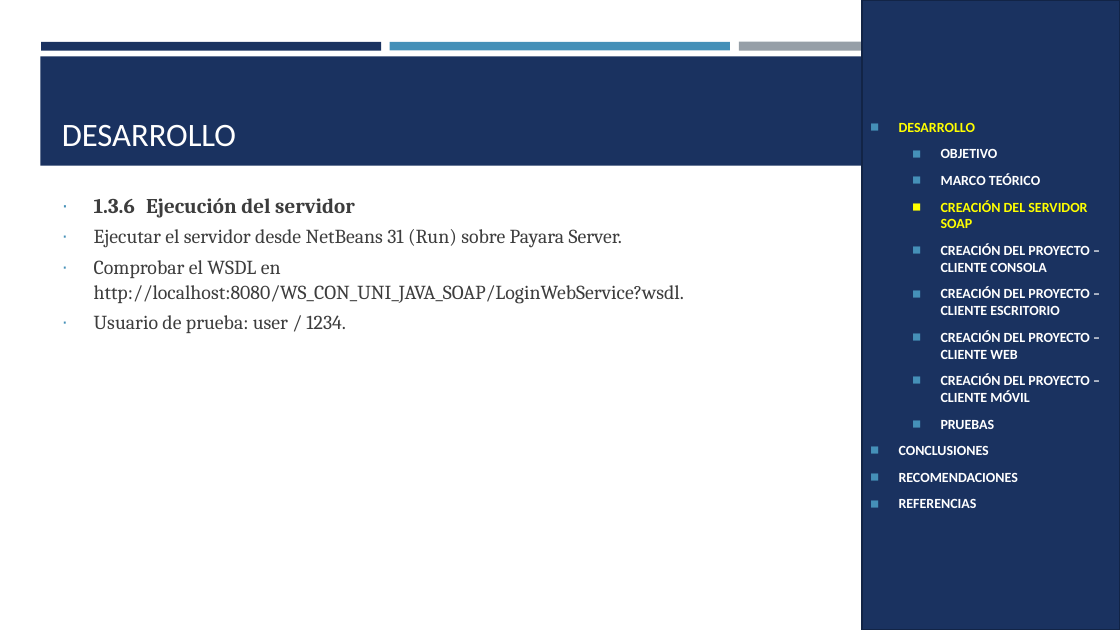
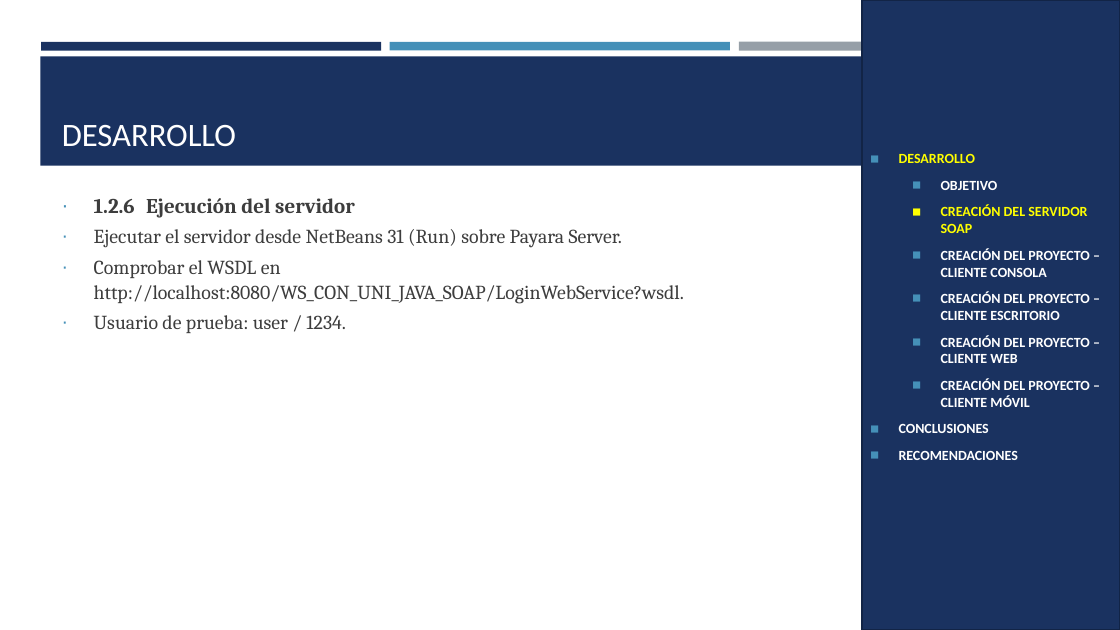
Before and after one commit to IMarcusDev/TI.1.1.-PAO202651_SOAP_JAVA_SINBDD_NRC_36883_GR04, a slide deck: slide 9 of 05. DOCUMENTACION/PRESENTACION TI.1.1. SOAP sin BDD en JAVA GR4.pptx (slide 13 before the commit). Drawn at 1120x630 pixels with LibreOffice and Linux fonts; fonts in the diff are those of the drawing. Boxes give left, top, right and bottom in pixels: in the first picture for what was removed or moved away, otherwise in the second. Text is boxed around its words. In the diff, an @@ line names an element or a change of style, - is before the commit and + after.

```diff
--- a/05. DOCUMENTACION/PRESENTACION TI.1.1. SOAP sin BDD en JAVA GR4.pptx
+++ b/05. DOCUMENTACION/PRESENTACION TI.1.1. SOAP sin BDD en JAVA GR4.pptx
@@ text in rectangle at (x1=941, y1=173, x2=1040, y2=185): paragraph removed @@
-  ◼ MARCO TEÓRICO
@@ text at (x1=94, y1=198, x2=355, y2=218): text changed @@
-∙ 1.3.6 Ejecución del servidor
+∙ 1.2.6 Ejecución del servidor
@@ text in rectangle at (x1=941, y1=420, x2=995, y2=429): paragraph removed @@
-  ◼ PRUEBAS
@@ text in rectangle at (x1=899, y1=499, x2=977, y2=508): paragraph removed @@
-◼ REFERENCIAS
```
Also in this commit, not shown: 21 other slides changed, 7 slides removed.
